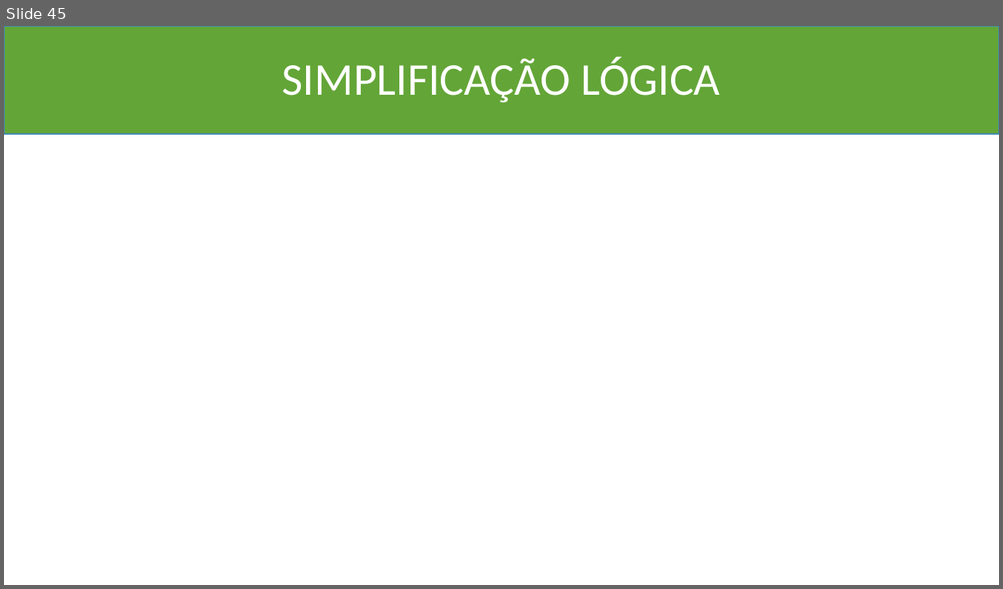
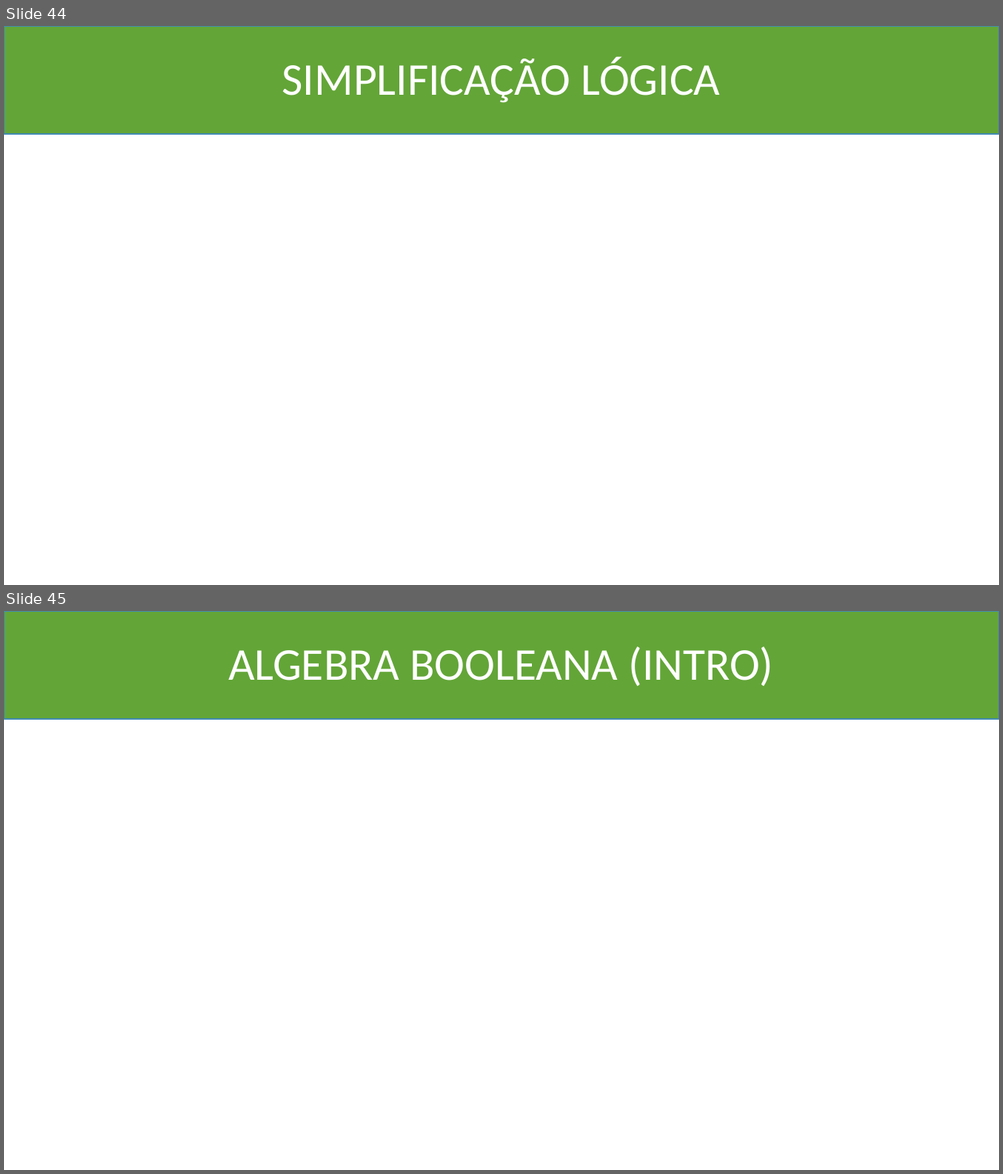
Before and after one commit to Marcio-Salmazo/Aulas, a slide deck: UNIUBE-MD/Teoria_MD.pptx. Shown one above the other, each under a label of ours: slide 45 before the commit, slides 44 and 45 after it. The pictures are 1003x589 and 1003x1174 pixels, drawn with LibreOffice and Linux fonts; fonts in the diff are those of the drawing; grey boxes stand for pictures. Boxes give left, top, right and bottom in pixels: in the first picture for what was removed or moved away, otherwise in the second. Text is boxed around its words. In the diff, an @@ line names an element or a change of style, - is before the commit and + after.

```diff
--- a/UNIUBE-MD/Teoria_MD.pptx
+++ b/UNIUBE-MD/Teoria_MD.pptx
@@ slide 45 added at [4, 611, 999, 1170], background #FFFFFF @@
@@ rectangle added at [4, 611, 999, 719], fill #63A537, outline #418AB3 1 pt @@
@@ title added at [228, 647, 773, 686], 44 pt, text #FFFFFF @@
+ALGEBRA BOOLEANA (INTRO)
@@ what was slide 45 is now slide 44 @@
```
Also in this commit, not shown: 1 slide changed, 1 slide removed, 1 other file.
